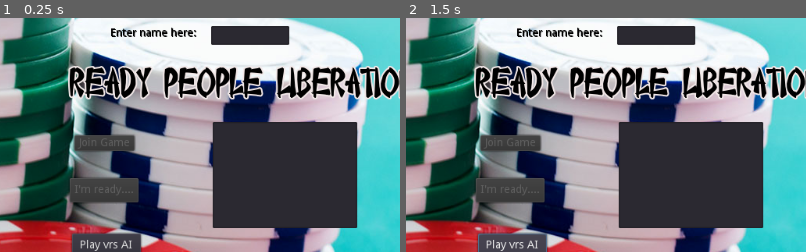
Above: before the commit, frames 1-2 (left to right).
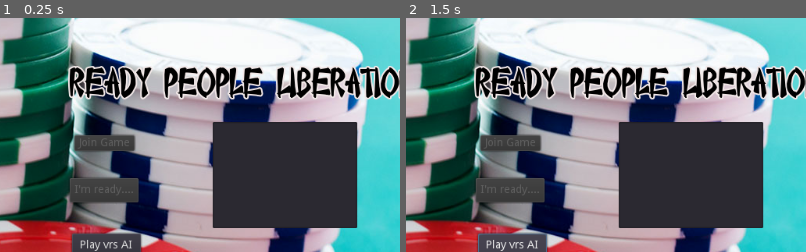
Above: after the commit, the same moments.

Repository: mattcushman/chinesepoker
Game: Godot game, scene res://MainScreen.tscn
The game is run twice, just before and just after one commit, with the same random seed, the same clock (stepped at 60 frames per second) and the same inputs. After the commit the project has no main scene; this scene is started directly in both runs.
Inputs:
- Up to frame 1 (0.25 s): no input
- Up to frame 2 (1.5 s): click "Play vrs AI" at 0.5 s; click "Play vrs AI" at 1.25 s
The pictures show only the part of the screen within x 28-78%, y 31-81%; the shares and areas given below are measured in that part.

The runs differ from the first frame. In frame 1, 2.1% of the frame differs, in the area x 27-73%, y 3-12%; in frame 2, 2.1%.
Error before the commit: Invalid call. Nonexistent 'int' constructor. (res://MainScreen.gd:94)
Error after the commit: Invalid call. Nonexistent 'int' constructor. (res://MainScreen.gd:87)

Commit message:
Working on addl ai features

Diff:
--- a/CPClient/GameManager.gd
+++ b/CPClient/GameManager.gd
@@ -12,6 +12,7 @@
 var playerId=-1
 var myGameId=-1
 var playerName=""
+var token=""
 
 
 func _ready():
--- a/CPClient/MainScreen.gd
+++ b/CPClient/MainScreen.gd
@@ -5,8 +5,6 @@
 	GameManager.myGameId=-1
 	$JoinGameButton.disabled=true
 	if GameManager.playerId>=0:
-		$NameInputField.set_text(GameManager.playerName)
-		$NameInputField.editable=true
 		$JoinGameButton.disabled=false
 	$MakeReadyButton.disabled=true
 
@@ -21,14 +19,6 @@
 	var json = JSON.parse(body.get_string_from_utf8())
 	print(json.result)
 	GameManager.playerId=json.result
-
-func _on_NameInputField_text_entered(new_text):
-	var msg = JSON.print({"name":new_text})
-	GameManager.playerName=new_text
-	print(msg)
-	print($NewPlayerHTTPRequest.request(GameManager.url+"/newplayer/", GameManager.headers, false, HTTPClient.METHOD_POST, msg))
-	$NameInputField.set_editable(false)
-	$JoinGameButton.disabled=false
 
 func _on_JoinGameHTTPRequest_request_completed(result, response_code, headers, body):
 	var json = JSON.parse(body.get_string_from_utf8())
@@ -69,13 +59,16 @@
 		var name = p[0]
 		var inPending = p[1]
 		var isReady = p[2]
-		var activeGames = p[3]
+		var isAI = p[3]
+		var activeGames = p[4]
 		if isReady==1:
 			name = ' *  '+name
 		elif inPending==1:
 			name = ' +  '+name
 		else:
 			name = '    '+name
+		if isAI==1:
+			name = name + " (AI) "
 		name = name + " " + str(activeGames)
 		$PlayerList.add_item(name)
 
@@ -83,9 +76,9 @@
 
 func _on_MakeAIGameButton_pressed():
 	print("Pressed Make AI Game")
-	var msg = JSON.print({"playerid":GameManager.playerId})
+	var msg = JSON.print({"playerid":GameManager.playerId, "token":GameManager.token})
 	print(msg)
-	var result=$MakeAIGameHTTPRequest.request(GameManager.url+"/startaigame/", GameManager.headers, false, HTTPClient.METHOD_PUT, msg)
+	var result=$MakeAIGameHTTPRequest.request(GameManager.url+"/startaigame/", GameManager.headers, false, HTTPClient.METHOD_POST, msg)
 	print(result)
 
 func _on_MakeAIGame_request_completed(result, response_code, headers, body):
--- a/CPClient/MainScreen.tscn
+++ b/CPClient/MainScreen.tscn
@@ -28,9 +28,6 @@
 margin_bottom = 770.0
 texture = ExtResource( 2 )
 stretch_mode = 3
-__meta__ = {
-"_edit_use_anchors_": false
-}
 
 [node name="ReadyListLabel" type="Label" parent="."]
 margin_left = 375.611
@@ -60,18 +57,6 @@
 }
 
 [node name="NewPlayerHTTPRequest" type="HTTPRequest" parent="."]
-
-[node name="NameInputField" type="LineEdit" parent="."]
-margin_left = 557.0
-margin_top = 195.0
-margin_right = 157.912
-margin_bottom = 141.6
-rect_min_size = Vector2( 100, 10 )
-rect_clip_content = true
-max_length = 32
-__meta__ = {
-"_edit_use_anchors_": false
-}
 
 [node name="JoinGameHTTPRequest" type="HTTPRequest" parent="."]
 
@@ -117,22 +102,6 @@
 margin_top = 317.742
 margin_right = 743.646
 margin_bottom = 453.742
-__meta__ = {
-"_edit_use_anchors_": false
-}
-
-[node name="NameEnterLabel" type="Label" parent="."]
-margin_left = 428.464
-margin_top = 197.096
-margin_right = 538.464
-margin_bottom = 211.096
-custom_colors/font_color = Color( 0, 0, 0, 1 )
-custom_colors/font_outline_modulate = Color( 0, 0, 0, 1 )
-custom_colors/font_color_shadow = Color( 0, 0, 0, 1 )
-text = "Enter name here:"
-__meta__ = {
-"_edit_use_anchors_": false
-}
 
 [node name="MakeAIGameButton" type="Button" parent="."]
 margin_left = 378.877
@@ -148,7 +117,6 @@
 
 [connection signal="pressed" from="JoinGameButton" to="." method="_on_TextureButton_pressed"]
 [connection signal="request_completed" from="NewPlayerHTTPRequest" to="." method="_on_NewPlayerHTTPRequest_request_completed"]
-[connection signal="text_entered" from="NameInputField" to="." method="_on_NameInputField_text_entered"]
 [connection signal="request_completed" from="JoinGameHTTPRequest" to="." method="_on_JoinGameHTTPRequest_request_completed"]
 [connection signal="pressed" from="MakeReadyButton" to="." method="_on_MakeReadyButton_pressed"]
 [connection signal="request_completed" from="MakeReadyHTTPRequest" to="." method="_on_MakeReadyHTTPRequest_request_completed"]
--- a/CPClient/PlayingTable.gd
+++ b/CPClient/PlayingTable.gd
@@ -87,14 +87,14 @@
 		if card.get_state()==1:
 			cardsToPlay.append(card)
 			ranksToPlay.append(card.rank())
-	var msg=JSON.print({"gameid":GameManager.myGameId, "move":ranksToPlay})
+	var msg=JSON.print({"gameid":GameManager.myGameId, "move":ranksToPlay, 'playerid':GameManager.playerId, 'token':GameManager.token})
 	print(msg)
 	$PlayHandHTTPRequest.request(GameManager.url+"/implementmove/", GameManager.headers, false, HTTPClient.METHOD_PUT, msg)
 
 
 func _on_PlayHandHTTPRequest_request_completed(result, response_code, headers, body):
 	var json = JSON.parse(body.get_string_from_utf8())
-	print("PlayHandHTTPRequest completed", json.result)
+	print("PlayHandHTTPRequest completed ", json.result)
 	if json.result:
 		print("Removing cards from list")
 		for c in cardsToPlay:
--- a/CPClient/project.godot
+++ b/CPClient/project.godot
@@ -21,7 +21,7 @@
 [application]
 
 config/name="ChinesePokerClient"
-run/main_scene="res://MainScreen.tscn"
+run/main_scene="res://LoginScreen.tscn"
 config/icon="res://icon.png"
 
 [autoload]
Not shown, changed: CPServerSrc/CPWebServer.py
Not shown, changed: CPServerSrc/cpGameManager.py
